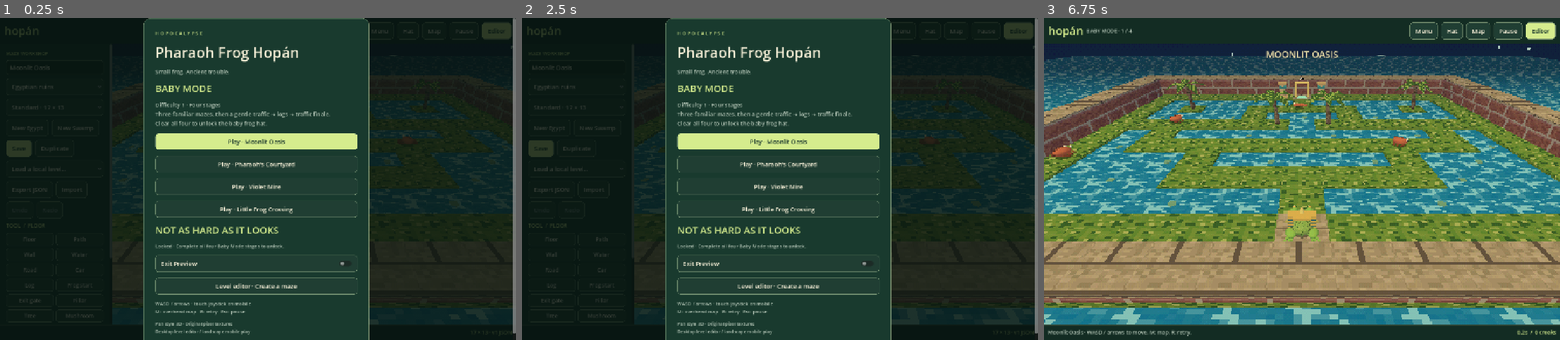
Above: before the commit, frames 1-3 (left to right).
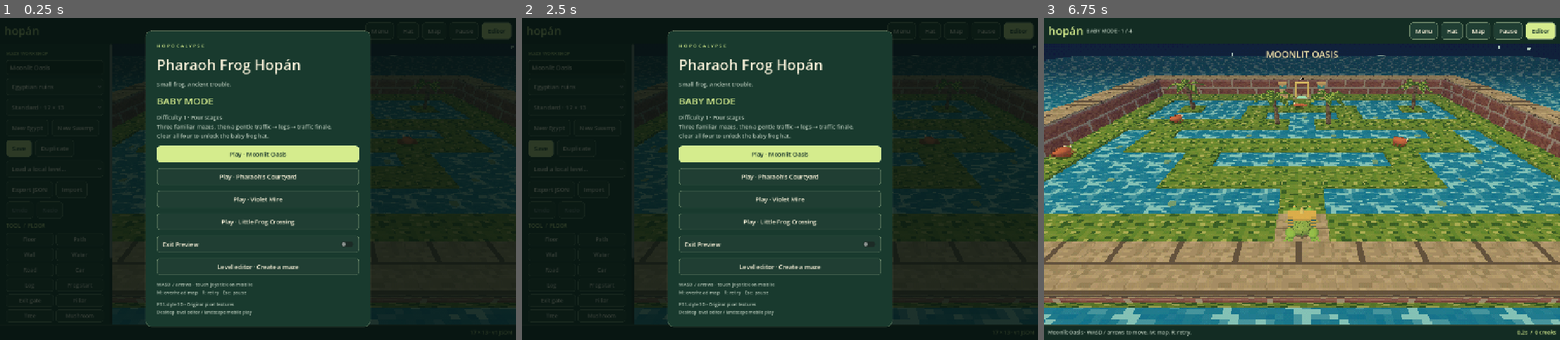
Above: after the commit, the same moments.

Repository: eyehaveewe-cyber/Frog-Hopocalypse
Game: Godot game, scene res://main.tscn
Two runs of this game, one before a commit and one after it. Both use one fixed random seed, a clock stepped at 60 frames per second and the inputs below.
Inputs:
- Up to frame 1 (0.25 s): no input
- Up to frame 2 (2.5 s): click "Menu" at 0.5 s; click "Pause" at 1.25 s; click "New Egypt" at 2 s
- Up to frame 3 (6.75 s): click "New Egypt" at 2.75 s; click "New Swamp" at 3.5 s; click "New Swamp" at 4.25 s; click "Frog start" at 5 s; click "Frog start" at 5.75 s; click "Play · Moonlit Oasis" at 6.5 s

The runs differ from the first frame. In frame 1, 13% of the frame differs, in the area x 27-100%, y 0-100%; in frame 2, 13%; in frame 3, nothing differs.

Commit message:
Show Baby Mode alone until the next campaign unlocks

Diff:
--- a/game/scripts/main.gd
+++ b/game/scripts/main.gd
@@ -384,8 +384,8 @@
 		button(overlay_box, "Play · " + str(d.get("name", "Level")), func(): play_builtin(index), i == 0)
 	if not completed_stages.is_empty():
 		paragraph(overlay_box, "%d / 4 Baby Mode stages cleared" % completed_stages.size(), 12)
-	overlay_box.add_child(label(HUMAN_TITLE.to_upper(), 24, LIME))
 	if human_set_unlocked():
+		overlay_box.add_child(label(HUMAN_TITLE.to_upper(), 24, LIME))
 		paragraph(overlay_box, "Four human-made stages · Your original layouts")
 		for i in range(HUMAN_LEVELS.size()):
 			var index := i
@@ -393,8 +393,6 @@
 			button(overlay_box, "Play · " + str(d.get("name", "Level")), func(): play_builtin(index, "human"))
 		if not completed_human_stages.is_empty():
 			paragraph(overlay_box, "%d / 4 stages cleared" % completed_human_stages.size(), 12)
-	else:
-		paragraph(overlay_box, "Locked · Complete all four Baby Mode stages to unlock.", 12)
 	preview_toggle = CheckButton.new()
 	preview_toggle.text = "Exit Preview"
 	preview_toggle.tooltip_text = "At stage start, sweep to the exit and back. Hazards and the timer wait."
Not shown, changed: README.md
Not shown, changed: UPDATES.txt
Not shown, changed: docs/VALIDATION.md
